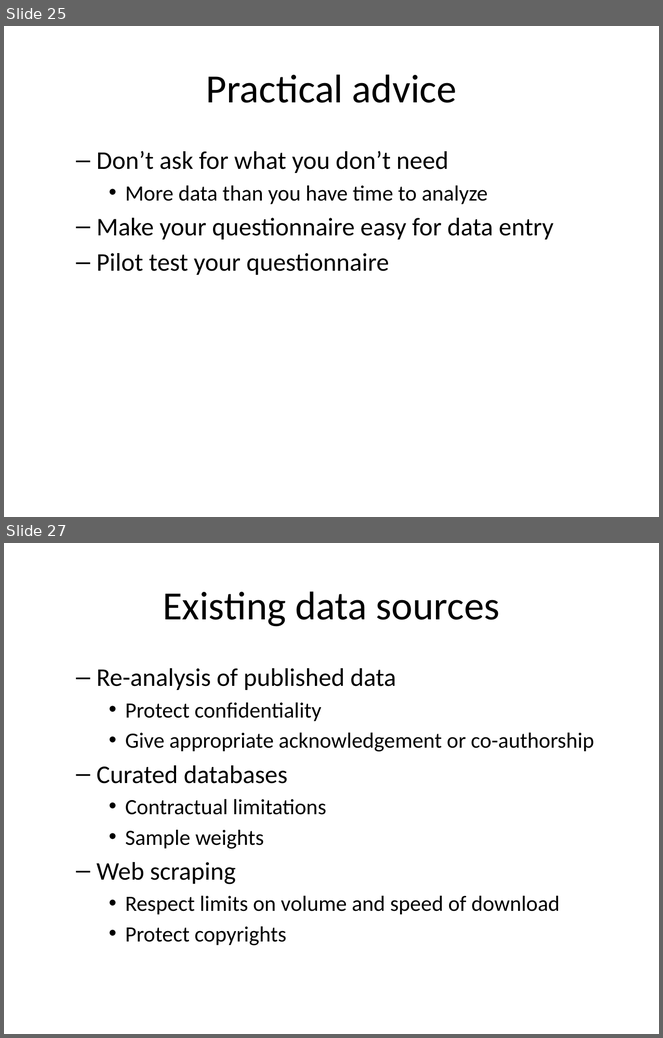
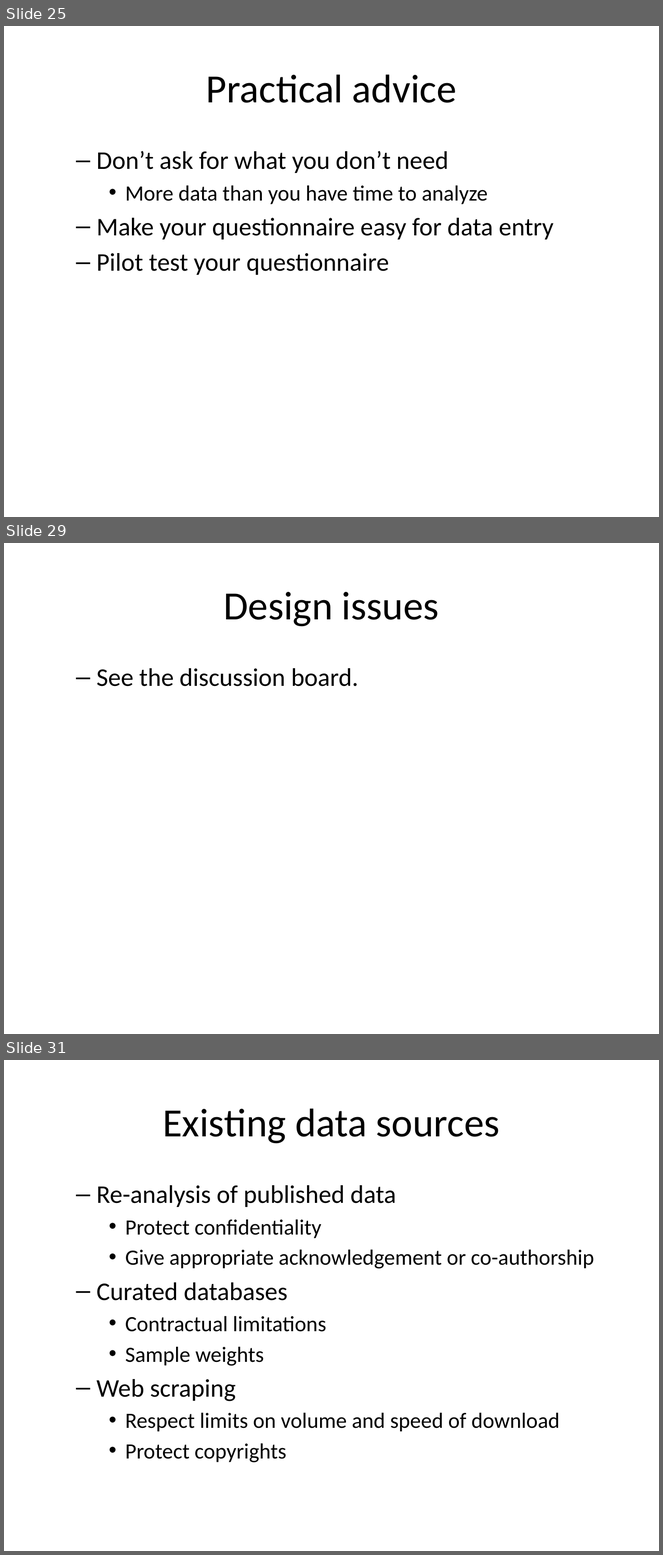
Before and after one commit to pmean/classes, a slide deck: clinical-research-methodology/results/video10-data-collection.pptx. Shown one above the other, each under a label of ours: slides 25 and 27 before the commit, slides 25, 29 and 31 after it; the slides between them are not shown. The pictures are 663x1038 and 663x1555 pixels, drawn with LibreOffice and Linux fonts; fonts in the diff are those of the drawing. Boxes give left, top, right and bottom in pixels: in the first picture for what was removed or moved away, otherwise in the second. Text is boxed around its words. In the diff, an @@ line names an element or a change of style, - is before the commit and + after.

```diff
--- a/clinical-research-methodology/results/video10-data-collection.pptx
+++ b/clinical-research-methodology/results/video10-data-collection.pptx
@@ slide 29 added at box(4, 543, 659, 1034), background #FFFFFF @@
@@ title added at box(224, 592, 439, 627), 44 pt, text #000000 @@
+Design issues
@@ text added at box(97, 668, 358, 687), 28 pt, text #000000 @@
+  – See the discussion board.
@@ what was slide 27 is now slide 31 @@
```
Also in this commit, not shown: 6 slides changed, 3 other slides added, 1 other file.
